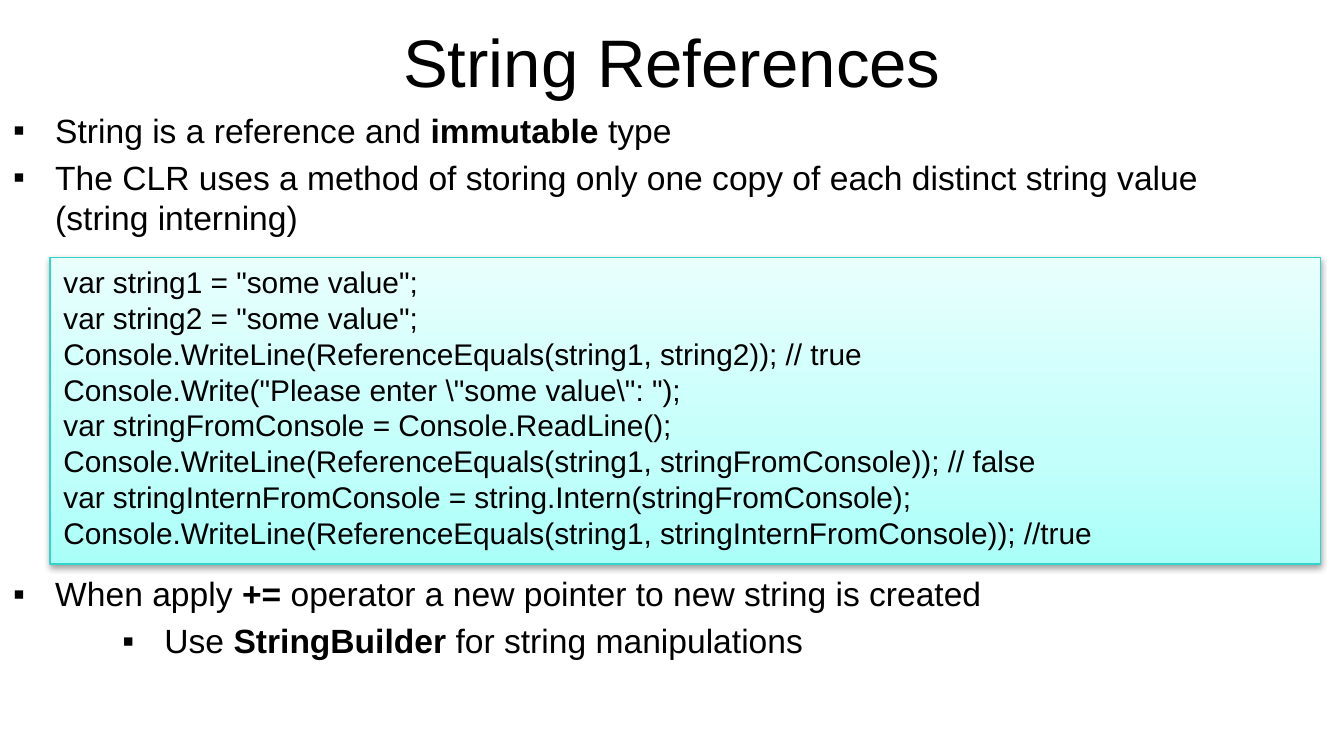
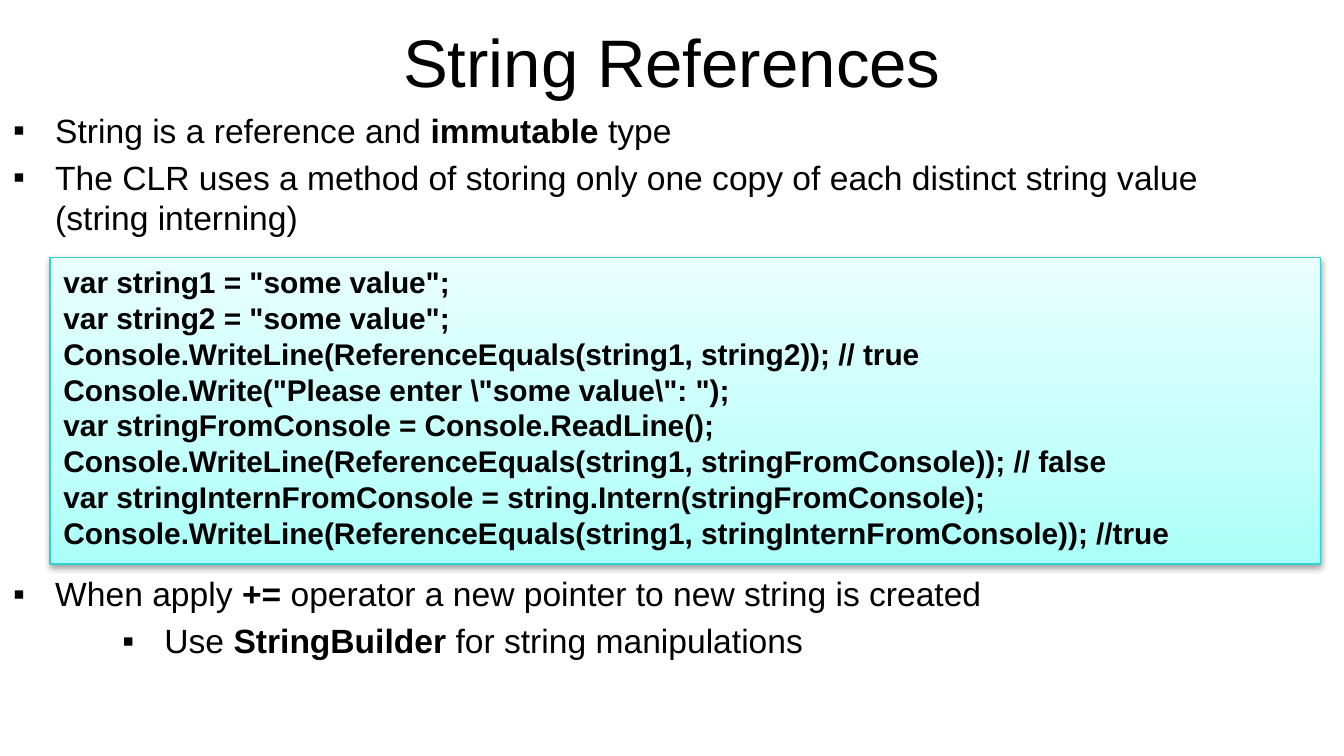
Before and after one commit to NaskoIT/CSharp-In-Depth, a slide deck: slide 6 of C# Tips and Tricks.pptx. Drawn at 1344x756 pixels with LibreOffice and Linux fonts; fonts in the diff are those of the drawing; background and template pictures are left out. Boxes give left, top, right and bottom in pixels: in the first picture for what was removed or moved away, otherwise in the second. Text is boxed around its words. In the diff, an @@ line names an element or a change of style, - is before the commit and + after.

```diff
--- a/C# Tips and Tricks.pptx
+++ b/C# Tips and Tricks.pptx
@@ rectangle "var string1 = "some value";" at (50, 257, 1320, 563): bold on @@
```
Also in this commit, not shown: 1 slide added, 1 other file.
